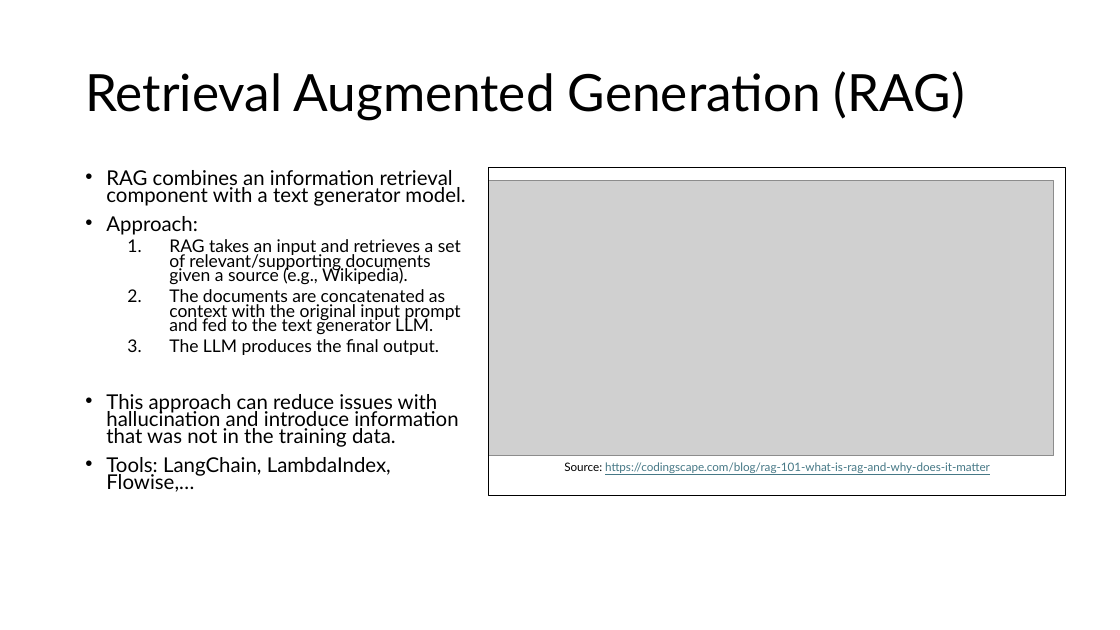
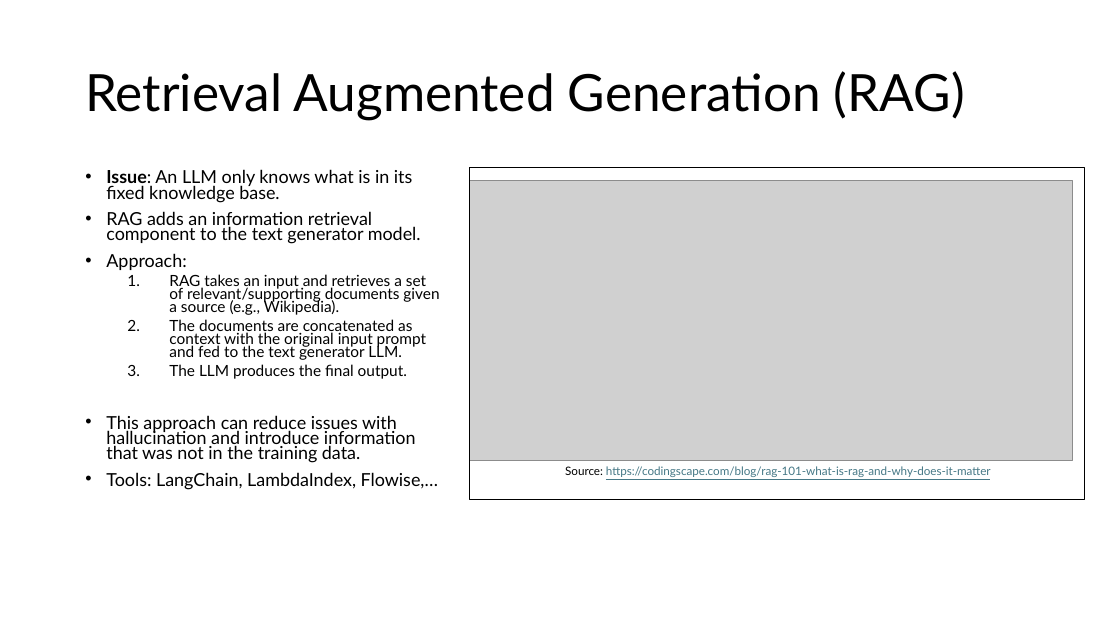
Before and after one commit to kunleola/CS7320, a slide deck: slide 10 of slides/discussion/07_LLM_discussion.pptx. Drawn at 1120x630 pixels with LibreOffice and Linux fonts; fonts in the diff are those of the drawing; grey boxes stand for pictures. Boxes give left, top, right and bottom in pixels: in the first picture for what was removed or moved away, otherwise in the second. Text is boxed around its words. In the diff, an @@ line names an element or a change of style, - is before the commit and + after.

```diff
--- a/slides/discussion/07_LLM_discussion.pptx
+++ b/slides/discussion/07_LLM_discussion.pptx
@@ text at (x1=106, y1=169, x2=421, y2=244): text changed; size 17.5 to 15.4 pt @@
-• RAG combines an information retrieval component with a text generator model.
+• Issue: An LLM only knows what is in its fixed knowledge base.
+• RAG adds an information retrieval component to the text generator model.
@@ rectangle resized from (x1=488, y1=168, x2=1065, y2=496) to (x1=470, y1=168, x2=1086, y2=500) @@
@@ picture resized from (x1=488, y1=181, x2=1054, y2=456) to (x1=470, y1=181, x2=1073, y2=460) @@
@@ text at (x1=106, y1=253, x2=439, y2=490): size 17.5 to 15.4 pt in "Approach:", "This approach can reduce issues with hallucination ...", "Tools: LangChain, LambdaIndex, Flowise,…"; size 15 to 13.2 pt in "RAG takes an input and retrieves a ...", "The documents are concatenated as context with ...", "The LLM produces the final output." @@
@@ text "Source: https://codingscape.com/blog/rag-101-what-is-rag-and ..." moved from (x1=564, y1=462, x2=990, y2=473) to (x1=565, y1=466, x2=991, y2=477) @@
```
Also in this commit, not shown: 6 other slides changed, 1 slide added, 1 other file.
